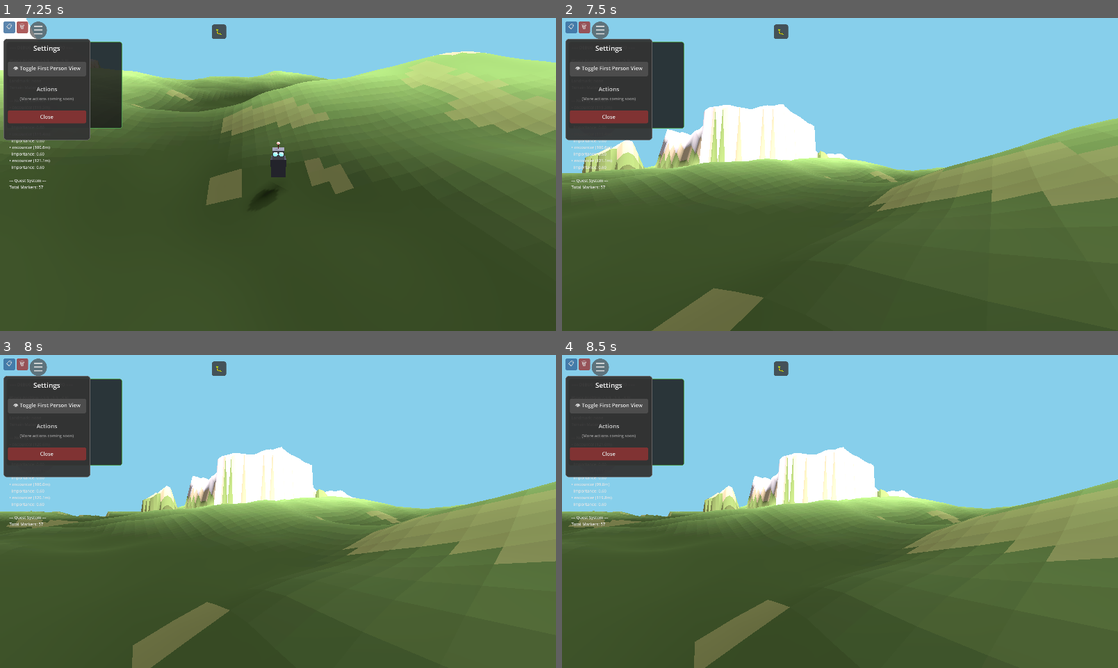
Above: before the commit, frames 1-4 (two rows, left to right).
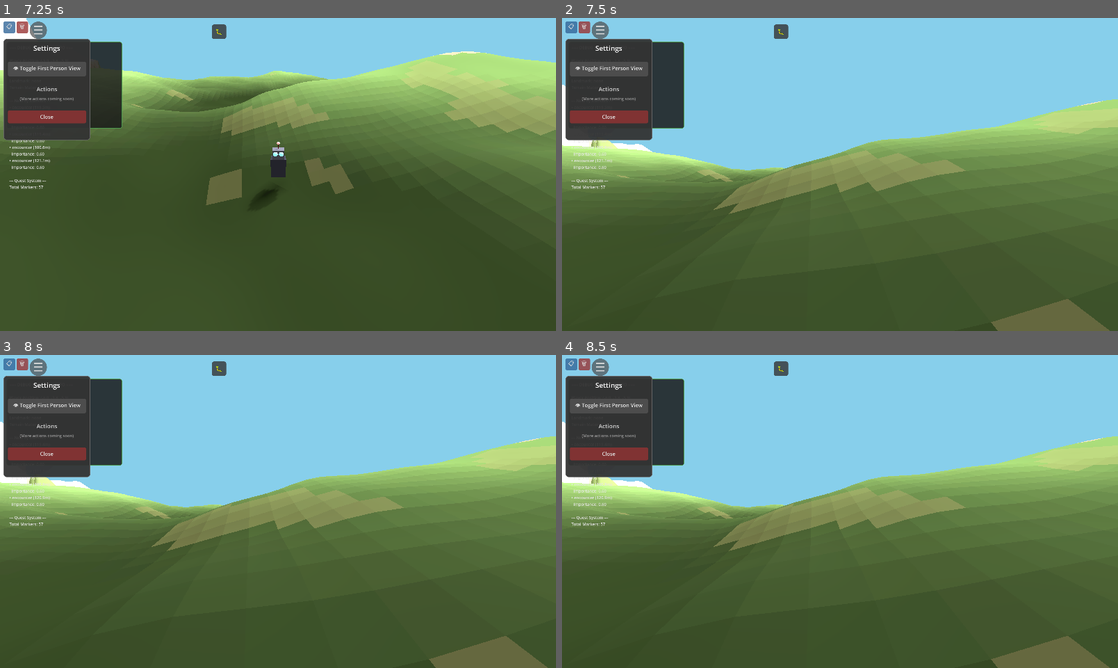
Above: after the commit, the same moments.

Repository: felix-dieterle/YouGame_godot4_public
Game: Godot game, scene res://scenes/main.tscn
The game is run twice, just before and just after one commit, with the same random seed, the same clock (stepped at 60 frames per second) and the same inputs.
Inputs (mouse positions are in pixels of both pictures, inside the frame that each line leads up to):
- Up to frame 1 (7.25 s): click "☰" at 0.5 s; click "👁 Toggle First Person View" at 1.25 s; click "🐛" at 2 s; click "📋" at 2.75 s; click "🗑" at 3.5 s; tap Enter at 4.25 s; move the mouse to (250, 237) at 4.27 s; hold Up (ui_up) 4.28-5 s; hold V (toggle_camera_view) 4.28-5 s; click (250, 237) at 4.42 s; drag from (444, 221) to (250, 237) at 5.02 s; move the mouse to (111, 127) at 5.77 s; hold Left (ui_left) 5.78-6.5 s; hold V (toggle_camera_view) 5.78-6.5 s; drag from (305, 174) to (111, 127) at 6.52 s
- Up to frame 2 (7.5 s): move the mouse to (756, 96) at 7.27 s; hold Down (ui_down) from 7.28 s (still down); hold V (toggle_camera_view) from 7.28 s (still down)
- Up to frame 3 (8 s): keep holding Down (ui_down); keep holding V (toggle_camera_view)
- Up to frame 4 (8.5 s): release Down (ui_down) at 8 s; release V (toggle_camera_view) at 8 s; drag from (962, 495) to (756, 433) at 8.02 s

Frame 1 is identical in both runs. In frame 2, 21% of the frame differs, in the area x 0-100%, y 21-100%; in frame 3, 22%; in frame 4, 22%.

Commit message:
Use fixed lookahead distances and add NaN/Inf checks to tests
Co-authored-by: felix-dieterle <1490062+felix-dieterle@users.noreply.github.com>

Diff:
--- a/scripts/player.gd
+++ b/scripts/player.gd
@@ -77,11 +77,12 @@
 
 		if world_manager:
 			# Check multiple points along the movement path to catch steep edges
-			# Look ahead at multiple distances to detect steep slopes early
+			# Use fixed lookahead distances to ensure consistent behavior across frame rates
+			# These distances are tuned to catch steep edges before the player reaches them
 			var check_distances = [
-				move_speed * delta * 0.5,  # Near check (half a frame ahead)
-				move_speed * delta * 2.0,   # Medium check (two frames ahead)
-				move_speed * delta * 4.0    # Far check (four frames ahead) to catch steep edges
+				0.3,  # Near check - about one step ahead
+				1.0,  # Medium check - a few steps ahead
+				2.5   # Far check - catch steep edges from a distance
 			]
 
 			for check_dist in check_distances:
--- a/tests/test_slope_weather.gd
+++ b/tests/test_slope_weather.gd
@@ -98,6 +98,12 @@
 		else:
 			print("  Gradient at (%.1f, %.1f): (%.3f, %.3f, %.3f)" % [pos.x, pos.z, gradient.x, gradient.y, gradient.z])
 
+		# Additional check: gradient length should be reasonable (not NaN or infinite)
+		var gradient_length = gradient.length()
+		if is_nan(gradient_length) or is_inf(gradient_length):
+			print("FAIL: Gradient has invalid length at (%.1f, %.1f)" % [pos.x, pos.z])
+			all_valid = false
+
 	if all_valid:
 		print("PASS: Slope gradient calculation returns valid values")
 	else:
